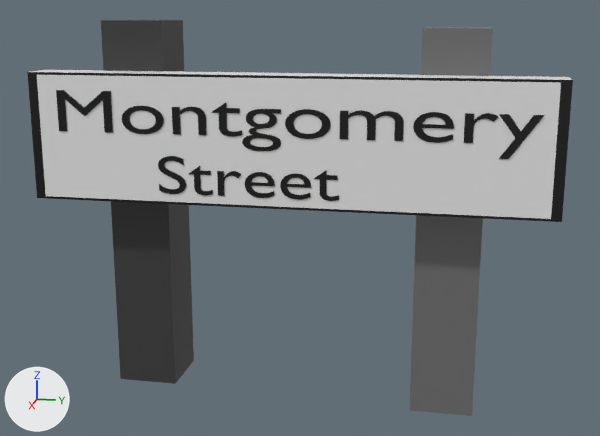
Before and after pictures for a commit that changed the FBX model Assets/Models/uk_street_sign_rural_12.fbx.
One viewpoint serves both versions: a camera (50 mm lens) standing at (25.63, 8.79, 11.27) and looking at (0.07, 3.67, 4.88). The lights are fixed; the arrows at lower left show +X, +Y and +Z. Where no turn or scale is listed for an object, it has been applied to the vertices.
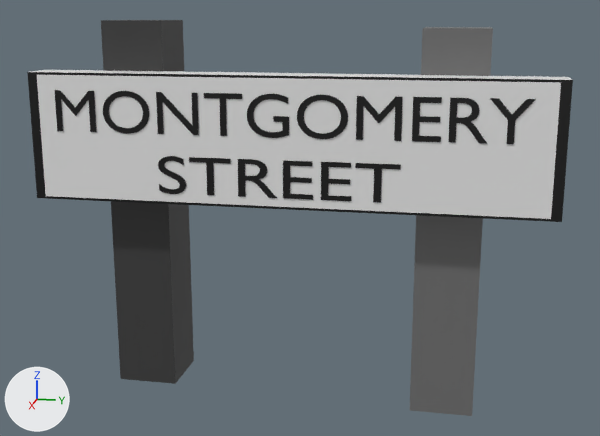
Patch to the scene script:
```diff
--- a/Assets/Models/uk_street_sign_rural_12.fbx.py
+++ b/Assets/Models/uk_street_sign_rural_12.fbx.py
@@ me_text_001 @@
 # used by ob_text_001; location = (1.65, -0.57, 5.86)
 # verts and faces of me_text_001; kept vertices keep their numbers, new ones are numbered from 491
-me_text_001.from_pydata(...)  # 491 vertices, 483 faces; spans x 0.0, y 0.09..5.74, z -0.02..1.17
+me_text_001.from_pydata(...)  # 256 vertices, 246 faces; spans x 0.0, y 0.09..7.54, z -0.02..1.17
+# me_text_001 part 9: the loose piece of 99 vertices spanning x 0.0, y 3.96..4.89, z -0.02..0.78 is rebuilt with 12 vertices and now spans x 0.0, y 4.03..4.95, z 0.0..1.16
+# me_text_001 part 10: the loose piece of 99 vertices spanning x 0.0, y 2.85..3.78, z -0.02..0.78 is rebuilt with 94 vertices and now spans x 0.0, y 2.64..3.86, z 0.0..1.16
+# me_text_001 part 11: the loose piece of 58 vertices spanning x 0.0, y 4.97..5.74, z -0.02..0.92 is rebuilt with 12 vertices and now spans x 0.0, y 5.19..6.11, z 0.0..1.16
+# me_text_001 part 12: the loose piece of 58 vertices spanning x 0.0, y 1.06..1.83, z -0.02..0.92 is rebuilt with 8 vertices and now spans x 0.0, y 1.1..2.42, z 0.0..1.16
+# me_text_001 part 13: the loose piece of 55 vertices spanning x 0.0, y 1.99..2.75, z 0.0..0.78 is deleted
+# me_text_001 part 14
+verts[491] = (0.0, 7.54, 1.16)  # pixel (400, 164)
+verts[492] = (0.0, 6.22, 1.16)  # pixel (355, 162)
+verts[493] = (0.0, 6.22, 1.01)  # pixel (355, 168)
+verts[494] = (0.0, 6.76, 1.01)  # pixel (374, 168)
+verts[495] = (0.0, 6.76, 0.0)  # pixel (373, 202)
+verts[496] = (0.0, 6.99, 0.0)  # pixel (380, 202)
+verts[497] = (0.0, 6.99, 1.01)  # pixel (381, 168)
+verts[498] = (0.0, 7.54, 1.01)  # pixel (400, 169)
+faces += [(491, 492, 493), (491, 493, 498), (493, 494, 498), (494, 495, 497), (494, 497, 498), (495, 496, 497)]
 me_text_001.materials.append(mat_material_005)
@@ me_text @@
 # used by ob_text; location = (1.65, -3.9, 7.7); rotation_euler = (1.571, 0.0, 1.571), in degrees (90, 0, 90); scale = (2.83, 1.87, 4.0)
-me_text.from_pydata(...)  # 847 vertices, 837 faces; spans x 0.07..5.23, y -0.23..0.68, z 0.0
+me_text.from_pydata(...)  # 457 vertices, 443 faces; spans x 0.07..7.04, y -0.01..0.69, z 0.0
+# me_text part 1: the loose piece of 15 vertices spanning x 0.07..0.71, y 0.0..0.68, z 0.0 is copied, and the copy is moved by (4.55, 0.0, 0.0); it spans x 4.63..5.26, y 0.0..0.68, z 0.0
+# me_text part 2: the loose piece of 96 vertices spanning x 0.82..1.3, y -0.01..0.46, z 0.0 is rebuilt with 96 vertices and now spans x 0.83..1.56, y -0.01..0.69, z 0.0
+# me_text part 3: a new loose piece of 94 vertices spanning x 5.91..6.44, y 0.0..0.68, z 0.0, in mat_material_004 (black #000000)
+# me_text part 4: the loose piece of 256 vertices spanning x 2.17..2.59, y -0.23..0.45, z 0.0 is deleted
+# me_text part 5: the loose piece of 58 vertices spanning x 1.83..2.16, y -0.01..0.54, z 0.0 is deleted
+# me_text part 6: the loose piece of 55 vertices spanning x 4.46..4.79, y 0.0..0.46, z 0.0 is deleted
+# me_text part 7: the loose piece of 8 vertices spanning x 4.79..5.23, y -0.23..0.45, z 0.0 is deleted
+# me_text part 8: 2 vertices moved within x 3.04..4.18, y 0.08..0.39, z 0.0; 350 vertices removed from x 1.39..4.36, y -0.01..0.46, z 0.0; 228 vertices added at x 1.68..7.04, y -0.01..0.69, z 0.0
 me_text.materials.append(mat_material_004)
@@ ob_text @@
 ob_text.rotation_euler = (1.571, 0.0, 1.571)  # degrees (90, 0, 90)
-ob_text.scale = (2.83, 1.87, 4.0)
+ob_text.scale = (2.07, 1.87, 4.0)
```

Boxes (x1, y1, x2, y2) around the edits, measured in the pictures (600 x 436 px; the box of a moved part takes in the faces that stretch with it):
'Text', reshaped, rescaled (21% shorter)
    before: (56, 90, 544, 159)
    after: (55, 90, 536, 144)
'Text.001', reshaped (34% wider)
    before: (158, 156, 339, 201)
    after: (158, 156, 401, 203)
part 1 of me_text, added (black)
    after: (356, 96, 403, 141)
part 2 of me_text, rebuilt (9% wider, 52% taller)
    before: (122, 106, 164, 134)
    after: (103, 91, 149, 134)
part 3 of me_text, added (black)
    after: (448, 98, 487, 144)
part 4 of me_text, deleted (black)
    before: (242, 109, 281, 151)
part 5 of me_text, deleted (black)
    before: (211, 103, 242, 137)
part 6 of me_text, deleted
    before: (464, 113, 498, 143)
part 7 of me_text, deleted (black)
    before: (499, 114, 544, 159)
part 8 of me_text, moved or reshaped
    before: (172, 107, 454, 143)
    after: (156, 92, 536, 144)
part 9 of me_text_001, rebuilt (48% taller)
    before: (280, 174, 311, 200)
    after: (283, 161, 313, 200)
part 10 of me_text_001, rebuilt (29% wider, 48% taller)
    before: (245, 172, 275, 198)
    after: (238, 159, 277, 198)
part 11 of me_text_001, rebuilt (19% wider, 25% taller)
    before: (314, 170, 339, 201)
    after: (321, 162, 351, 201)
part 12 of me_text_001, rebuilt (72% wider, 26% taller)
    before: (189, 166, 213, 196)
    after: (189, 157, 231, 195)
part 13 of me_text_001, deleted
    before: (217, 171, 241, 196)
part 14 of me_text_001, added (black)
    after: (355, 163, 401, 203)
